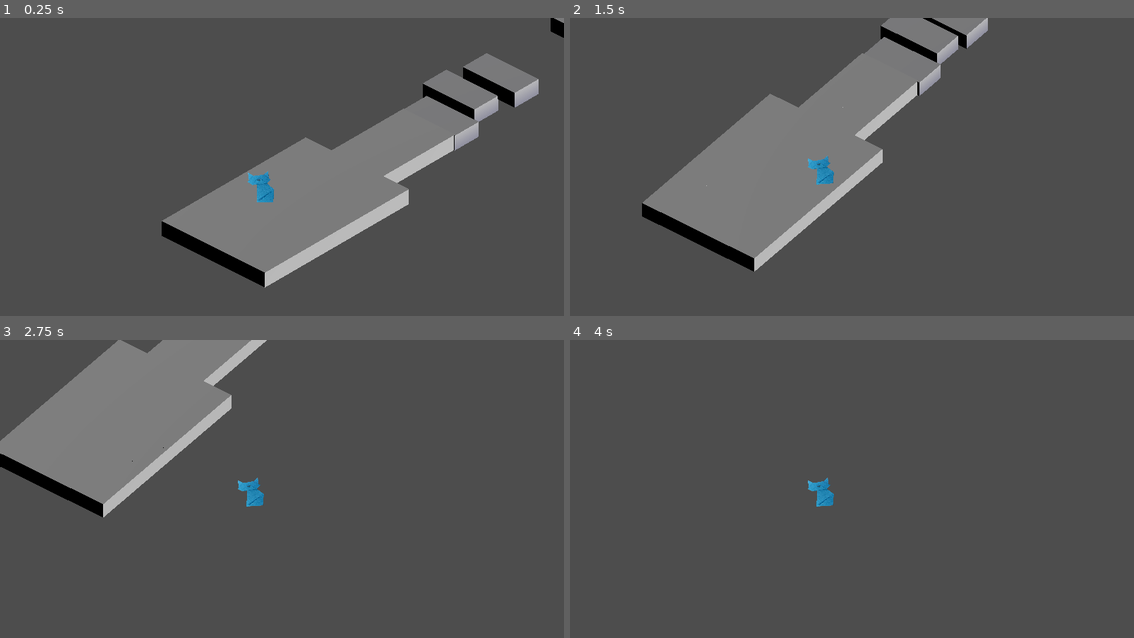
Above: before the commit, frames 1-4 (two rows, left to right).
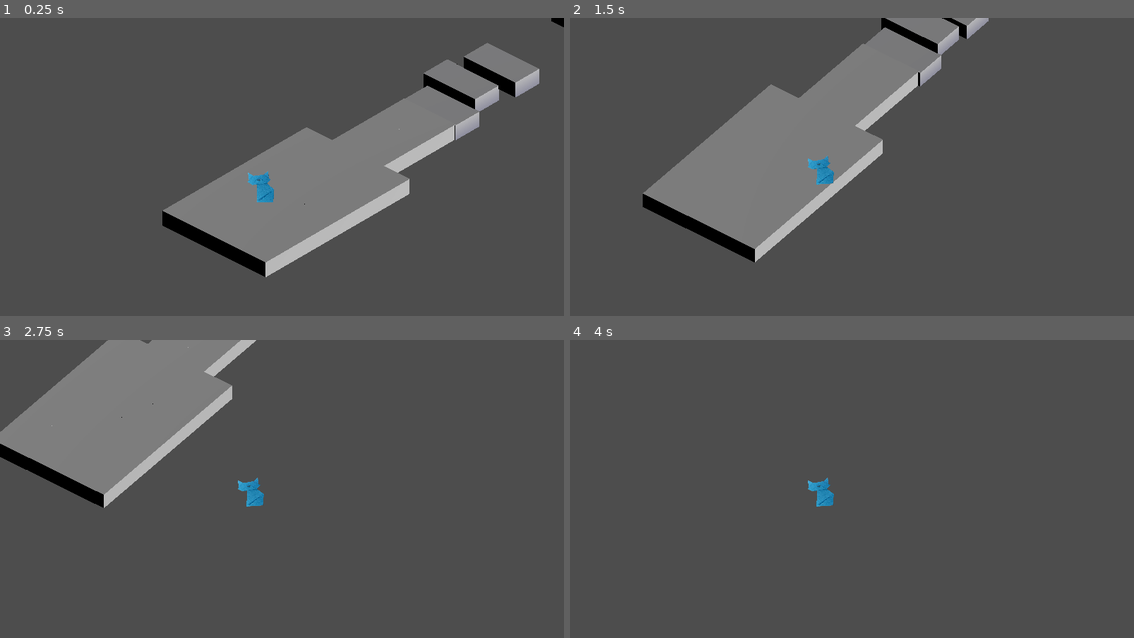
Above: after the commit, the same moments.

Repository: eramajarvi/project-pascal
Game: Godot game, scene res://assets/levels/level2/level2.tscn
Two runs of this game, one before a commit and one after it. Both use one fixed random seed, a clock stepped at 60 frames per second and the inputs below. This scene is started directly instead of the project's main scene.
Inputs:
- Up to frame 1 (0.25 s): no input
- Up to frame 2 (1.5 s): tap Enter (ui_accept) at 0.5, 0.77 s; hold Right (ui_right) 0.53-1.28 s; hold Down (ui_down) from 1.28 s (still down)
- Up to frame 3 (2.75 s): tap Enter (ui_accept) at 1.52 s; release Down (ui_down) at 2.03 s; hold Right (ui_right) from 2.03 s (still down)
- Up to frame 4 (4 s): release Right (ui_right) at 2.78 s; hold Up (ui_up) 2.78-3.53 s; tap Enter (ui_accept) at 3.02, 3.77 s; hold Left (ui_left) from 3.53 s (still down)

The runs differ from the first frame. In frame 1, 8.3% of the frame differs, in the area x 28-100%, y 0-91%; in frame 2, 6.2%; in frame 3, 3.9%; in frame 4, less than 0.1%.

Commit message:
Se agrego la animacion de moviemiento en la escalera de penrose cuando el jugador esta encima de esta

Diff:
--- /dev/null
+++ b/assets/levels/level2/blocks/impossible_staircase.gd
@@ -0,0 +1,19 @@
+extends Node3D
+
+@onready var animation = %PenroseStairs
+
+# Called when the node enters the scene tree for the first time.
+func _ready() -> void:
+	pass # Replace with function body.
+
+
+# Called every frame. 'delta' is the elapsed time since the previous frame.
+func _process(delta: float) -> void:
+	pass
+
+
+func _on_area_3d_body_entered(body: Node3D) -> void:
+	if body.is_in_group('player'):
+		print('EL PERSONAJE ENTRO EN LA ESCALERA DE PENROSE!')
+		await get_tree().create_timer(1.0).timeout
+		animation.play('move')
--- a/assets/levels/level2/level2.tscn
+++ b/assets/levels/level2/level2.tscn
@@ -7,6 +7,7 @@
 [ext_resource type="PackedScene" uid="uid://dmu3q6a8ydcx" path="res://assets/levels/level2/blocks/lantern.glb" id="5_0oyx8"]
 [ext_resource type="Script" path="res://assets/levels/level2/blocks/shape_cube_half2.gd" id="5_7sktv"]
 [ext_resource type="Script" path="res://assets/levels/level2/blocks/shape_cube_half3.gd" id="6_gtups"]
+[ext_resource type="Script" path="res://assets/levels/level2/blocks/impossible_staircase.gd" id="9_u58ly"]
 [ext_resource type="PackedScene" uid="uid://bmajgwxf1y7xb" path="res://assets/levels/level2/blocks/impossible_staircase.glb" id="9_wyry1"]
 
 [sub_resource type="Animation" id="Animation_2vs78"]
@@ -215,6 +216,46 @@
 
 [sub_resource type="BoxShape3D" id="BoxShape3D_tmhx3"]
 size = Vector3(0.960449, 0.795166, 1.09988)
+
+[sub_resource type="Animation" id="Animation_l4ls4"]
+resource_name = "move"
+length = 8.0
+tracks/0/type = "value"
+tracks/0/imported = false
+tracks/0/enabled = true
+tracks/0/path = NodePath(".:position")
+tracks/0/interp = 1
+tracks/0/loop_wrap = true
+tracks/0/keys = {
+"times": PackedFloat32Array(0, 7.96667),
+"transitions": PackedFloat32Array(4.14106, 1),
+"update": 0,
+"values": [Vector3(0.928082, -5.72302, -0.838742), Vector3(47.3117, -5.72302, -0.838742)]
+}
+
+[sub_resource type="Animation" id="Animation_h0ifn"]
+length = 0.001
+tracks/0/type = "value"
+tracks/0/imported = false
+tracks/0/enabled = true
+tracks/0/path = NodePath(".:position")
+tracks/0/interp = 1
+tracks/0/loop_wrap = true
+tracks/0/keys = {
+"times": PackedFloat32Array(0),
+"transitions": PackedFloat32Array(1),
+"update": 0,
+"values": [Vector3(0.928082, -5.72302, -0.838742)]
+}
+
+[sub_resource type="AnimationLibrary" id="AnimationLibrary_nv052"]
+_data = {
+"RESET": SubResource("Animation_h0ifn"),
+"move": SubResource("Animation_l4ls4")
+}
+
+[sub_resource type="BoxShape3D" id="BoxShape3D_gfmpq"]
+size = Vector3(15.1584, 12.0574, 13.4065)
 
 [node name="Level2" type="Node3D"]
 transform = Transform3D(1, 0, 0, 0, 1, 0, 0, 0, 1, 0.000411987, 0, 0.000213623)
@@ -349,8 +390,22 @@
 transform = Transform3D(1.00159, 0, 0, 0, 1.00159, 0, 0, 0, 1.00159, 0, 0.253906, -0.000213444)
 shape = SubResource("BoxShape3D_tmhx3")
 
-[node name="Sketchfab_Scene" parent="." instance=ExtResource("9_wyry1")]
-transform = Transform3D(-3.26427, -0.223719, -0.685667, -0.220422, 3.3355, -0.038935, 0.686734, 0.00719172, -3.2717, 29.2808, -5.72302, 1.33541)
+[node name="Area3D" type="Area3D" parent="."]
+transform = Transform3D(1, 0, 0, 0, 1, 0, 0, 0, 1, 28.3527, 0, 2.17415)
+
+[node name="Sketchfab_Scene" parent="Area3D" instance=ExtResource("9_wyry1")]
+transform = Transform3D(-3.26427, -0.223719, -0.685667, -0.220422, 3.3355, -0.038935, 0.686734, 0.00719172, -3.2717, 0.928082, -5.72302, -0.838742)
+script = ExtResource("9_u58ly")
+
+[node name="PenroseStairs" type="AnimationPlayer" parent="Area3D/Sketchfab_Scene"]
+unique_name_in_owner = true
+libraries = {
+"": SubResource("AnimationLibrary_nv052")
+}
+
+[node name="CollisionShape3D" type="CollisionShape3D" parent="Area3D"]
+transform = Transform3D(1, 0, 0, 0, 1, 0, 0, 0, 1, 1.01057, -1.75281, 1.0199)
+shape = SubResource("BoxShape3D_gfmpq")
 
 [connection signal="body_entered" from="Stair1/Area3D" to="Stair1" method="_on_area_3d_body_entered"]
 [connection signal="body_entered" from="Stair2/Area3D" to="Stair2" method="_on_area_3d_body_entered"]
@@ -358,3 +413,4 @@
 [connection signal="body_exited" from="Stair3/Area3D" to="Stair3" method="_on_area_3d_body_exited"]
 [connection signal="body_entered" from="Stair4/Area3D" to="Stair1" method="_on_area_3d_body_entered"]
 [connection signal="body_exited" from="Stair4/Area3D" to="Stair3" method="_on_area_3d_body_exited"]
+[connection signal="body_entered" from="Area3D" to="Area3D/Sketchfab_Scene" method="_on_area_3d_body_entered"]
--- a/scenes/gotas_the_cat_3d.tscn
+++ b/scenes/gotas_the_cat_3d.tscn
@@ -4,7 +4,7 @@
 [ext_resource type="Texture2D" uid="uid://4ulec3jlh7eq" path="res://assets/sprites/FrontalGato (1).png" id="2_gyd0j"]
 
 [sub_resource type="BoxShape3D" id="BoxShape3D_q4fvv"]
-size = Vector3(0.157288, 2.5249, 1)
+size = Vector3(1.54923, 2.08118, 0.121582)
 
 [node name="GotasTheCat3D" type="CharacterBody3D"]
 transform = Transform3D(0.5, 0, 0, 0, 0.5, 0, 0, 0, 0.5, 0, 0, 0)
@@ -14,7 +14,7 @@
 transform = Transform3D(1, 0, 0, 0, -4.37114e-08, -1, 0, 1, -4.37114e-08, 0, 0, 0)
 
 [node name="CollisionShape3D" type="CollisionShape3D" parent="."]
-transform = Transform3D(1, 0, 0, 0, 1, 0, 0, 0, 1, -0.049408, -0.507569, 0)
+transform = Transform3D(1, 0, 0, 0, 1, 0, 0, 0, 1, -0.00275227, -0.0670785, -0.0114746)
 shape = SubResource("BoxShape3D_q4fvv")
 
 [node name="Sprite3D" type="Sprite3D" parent="."]
Not shown: 1 places in assets/levels/level2/level2.tscn that only renumber resources
